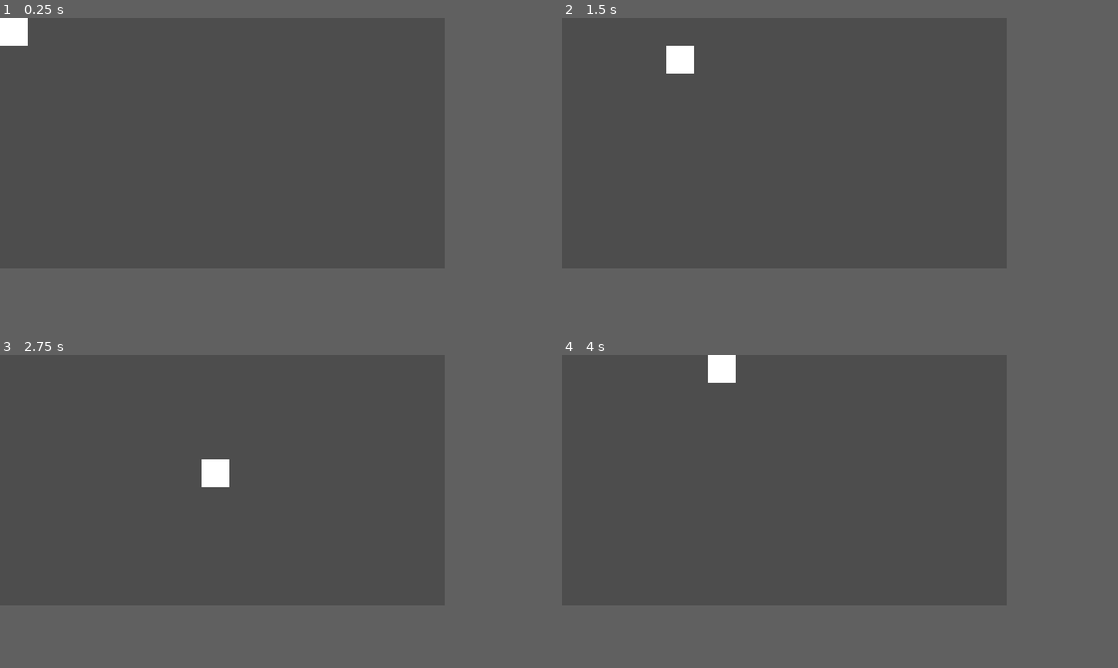
Above: before the commit, frames 1-4 (two rows, left to right).
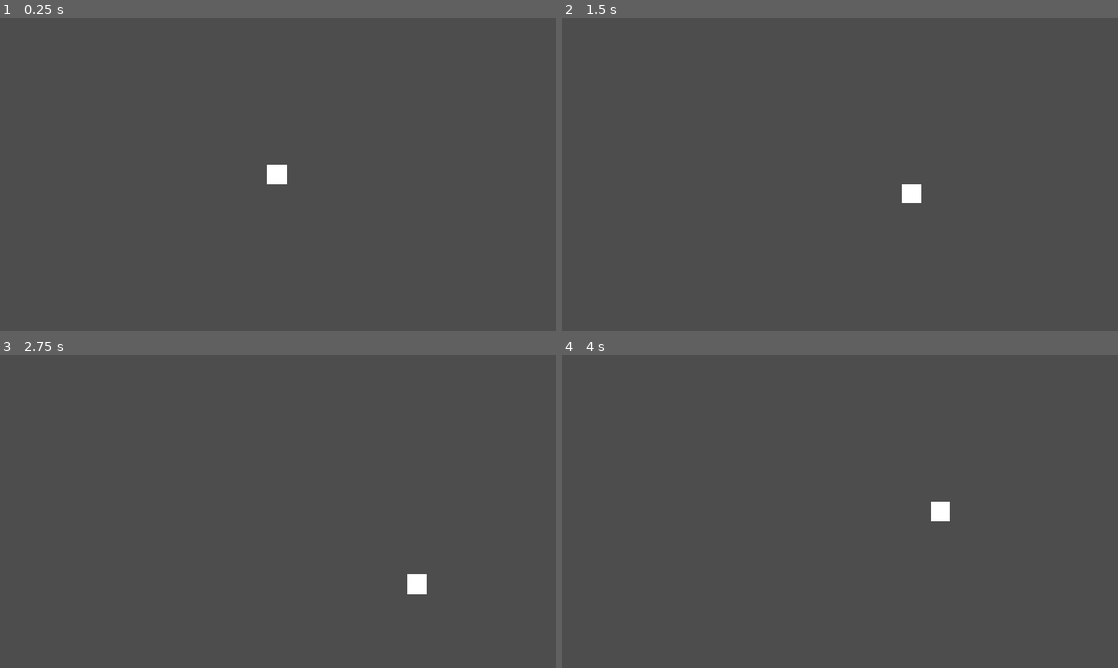
Above: after the commit, the same moments.

Repository: J4m4n0/leffing
Game: Godot game, scene res://scenes/ExpoKamer.tscn
The game is run twice, just before and just after one commit, with the same random seed, the same clock (stepped at 60 frames per second) and the same inputs.
Inputs:
- Up to frame 1 (0.25 s): no input
- Up to frame 2 (1.5 s): tap Enter at 0.5 s; hold Right (ui_right) 0.53-1.28 s; hold Down (ui_down) from 1.28 s (still down)
- Up to frame 3 (2.75 s): release Down (ui_down) at 2.03 s; hold Right (ui_right) from 2.03 s (still down)
- Up to frame 4 (4 s): release Right (ui_right) at 2.78 s; hold Up (ui_up) 2.78-3.53 s; hold Left (ui_left) from 3.53 s (still down)
In our replay, the window is 640x360 before the commit and 800x450 after it. These sizes can differ from the game's own. Grey fills any space a smaller window leaves; there, only what the larger window draws over its background counts as a difference.

The runs differ from the first frame. In frame 1, 0.7% of the frame differs, in the area x 0-52%, y 0-54%; in frame 2, 0.7%; in frame 3, 0.7%; in frame 4, 0.7%.

Commit message:
Expozaal met muren en spelerbeweging werkend

Diff:
--- a/project.godot
+++ b/project.godot
@@ -21,9 +21,8 @@
 
 [display]
 
-window/size/viewport_width=640
-window/size/viewport_height=360
 window/stretch/mode="canvas_items"
+window/stretch/aspect="expand"
 
 [physics]
 
--- a/scenes/ExpoKamer.tscn
+++ b/scenes/ExpoKamer.tscn
@@ -4,14 +4,53 @@
 
 [sub_resource type="RectangleShape2D" id="RectangleShape2D_ui6gb"]
 
+[sub_resource type="RectangleShape2D" id="RectangleShape2D_lkn46"]
+size = Vector2(1152, 32)
+
+[sub_resource type="RectangleShape2D" id="RectangleShape2D_jqq07"]
+size = Vector2(1152, 32)
+
+[sub_resource type="RectangleShape2D" id="RectangleShape2D_iculm"]
+size = Vector2(32, 648)
+
+[sub_resource type="RectangleShape2D" id="RectangleShape2D_mp8ed"]
+size = Vector2(32, 648)
+
 [node name="ExpoKamer" type="Node2D" unique_id=392395783]
 
 [node name="Speler" type="CharacterBody2D" parent="." unique_id=590566744]
+position = Vector2(574, 324)
 script = ExtResource("1_lkn46")
 
 [node name="CollisionShape2D" type="CollisionShape2D" parent="Speler" unique_id=452065031]
 shape = SubResource("RectangleShape2D_ui6gb")
 
 [node name="ColorRect" type="ColorRect" parent="Speler" unique_id=1460391442]
-offset_right = 40.0
-offset_bottom = 40.0
+offset_left = -20.0
+offset_top = -20.0
+offset_right = 20.0
+offset_bottom = 20.0
+
+[node name="MuurBoven" type="StaticBody2D" parent="." unique_id=750120174]
+position = Vector2(576, 16)
+
+[node name="CollisionShape2D" type="CollisionShape2D" parent="MuurBoven" unique_id=371618785]
+shape = SubResource("RectangleShape2D_lkn46")
+
+[node name="MuurOnder" type="StaticBody2D" parent="." unique_id=625891360]
+position = Vector2(576, 632)
+
+[node name="CollisionShape2D" type="CollisionShape2D" parent="MuurOnder" unique_id=967740259]
+shape = SubResource("RectangleShape2D_jqq07")
+
+[node name="MuurLinks" type="StaticBody2D" parent="." unique_id=677943738]
+position = Vector2(16, 324)
+
+[node name="CollisionShape2D" type="CollisionShape2D" parent="MuurLinks" unique_id=908466558]
+shape = SubResource("RectangleShape2D_iculm")
+
+[node name="MuurRechts" type="StaticBody2D" parent="." unique_id=1273723027]
+position = Vector2(1136, 324)
+
+[node name="CollisionShape2D" type="CollisionShape2D" parent="MuurRechts" unique_id=1127566746]
+shape = SubResource("RectangleShape2D_mp8ed")
